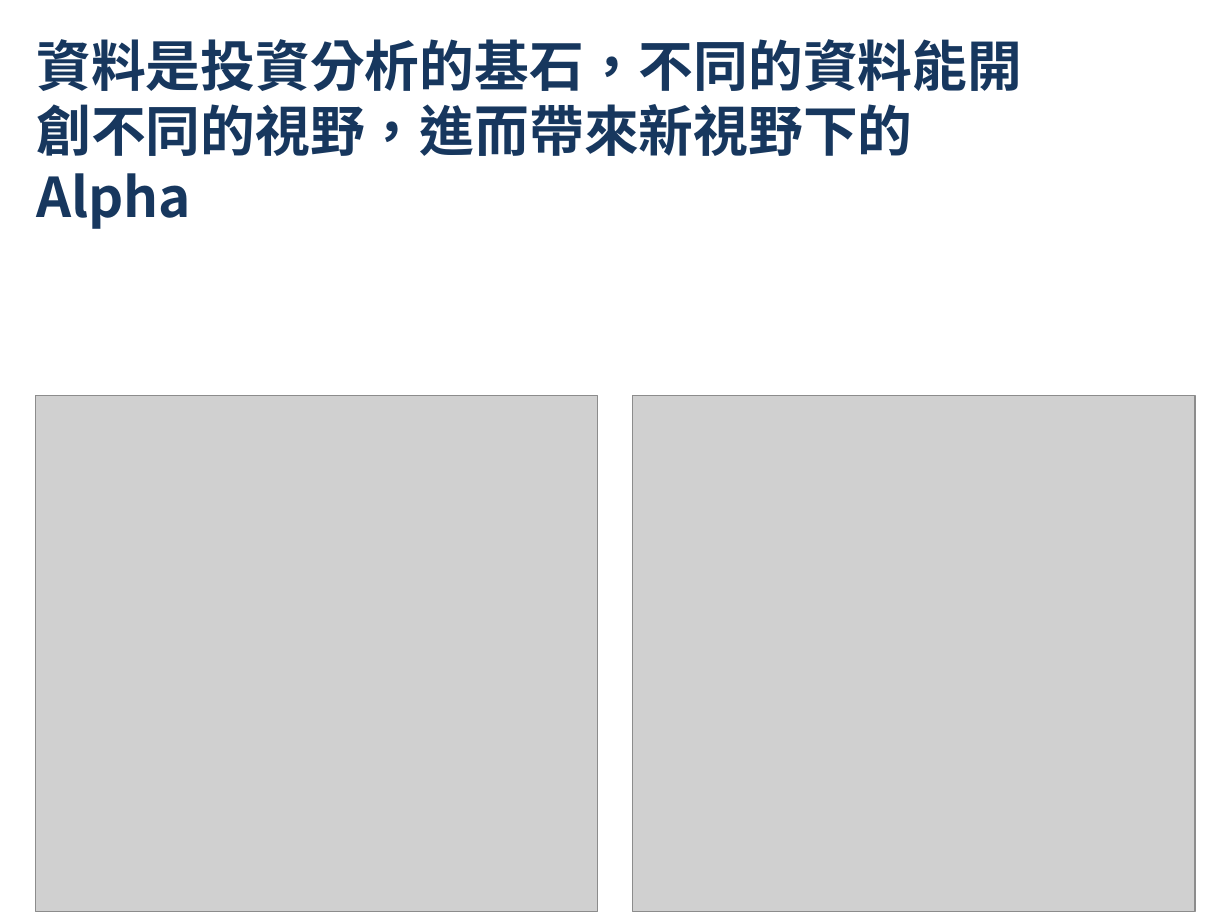
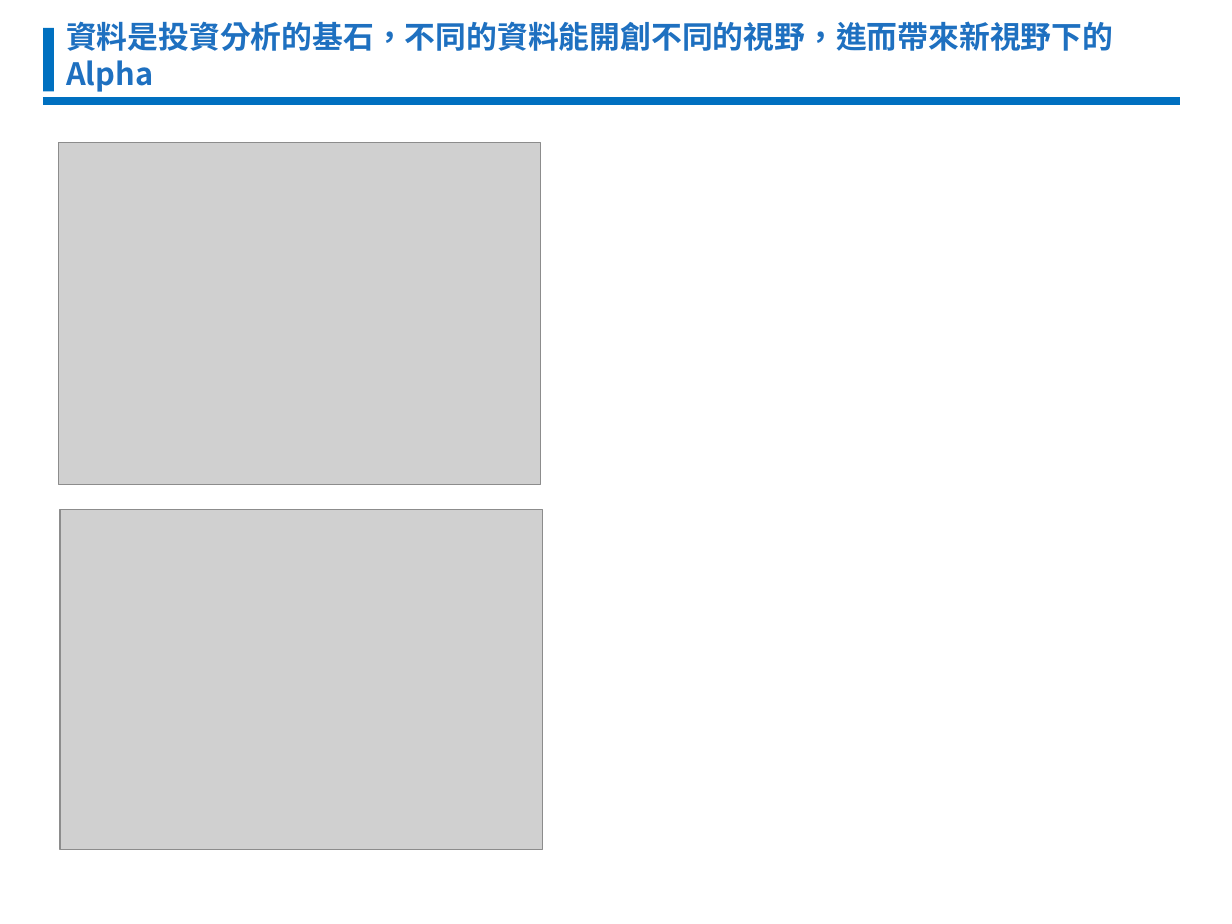
Before and after one commit to ZuroChang/PTTAutomation, a slide deck: slide 1 of test.pptx. Drawn at 1232x924 pixels with LibreOffice and Linux fonts; fonts in the diff are those of the drawing; grey boxes stand for pictures; background and template pictures are left out. Boxes give left, top, right and bottom in pixels: in the first picture for what was removed or moved away, otherwise in the second. Text is boxed around its words. In the diff, an @@ line names an element or a change of style, - is before the commit and + after.

```diff
--- a/test.pptx
+++ b/test.pptx
@@ rectangle added at (x1=43, y1=28, x2=54, y2=92), fill #0070C0 @@
@@ title "資料是投資分析的基石，不同的資料能開創不同的視野，進而帶來新視野下的Alpha" moved from (x1=36, y1=39, x2=1022, y2=156) to (x1=66, y1=21, x2=1113, y2=92) @@
@@ title "資料是投資分析的基石，不同的資料能開創不同的視野，進而帶來新視野下的Alpha" at (x1=66, y1=21, x2=1113, y2=92): size 32 to 18 pt, font Noto Sans CJK SC to Noto Sans CJK TC, text colour #17375E to #1E70C0; more space between paragraphs; vertical alignment top to middle @@
@@ line added from (43, 101) to (1180, 101), #0070C0 4.5 pt @@
@@ picture resized from (x1=36, y1=395, x2=599, y2=912) to (x1=58, y1=143, x2=541, y2=484) @@
@@ picture resized from (x1=633, y1=395, x2=1196, y2=912) to (x1=60, y1=509, x2=543, y2=849) @@
```
Also in this commit, not shown: 9 other files.
